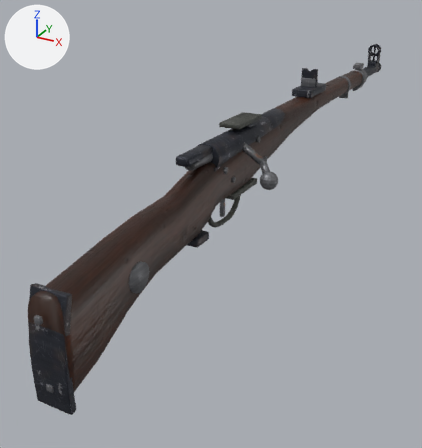
One commit to the glTF model models/kar98k.glb: the scene before it, then after it.
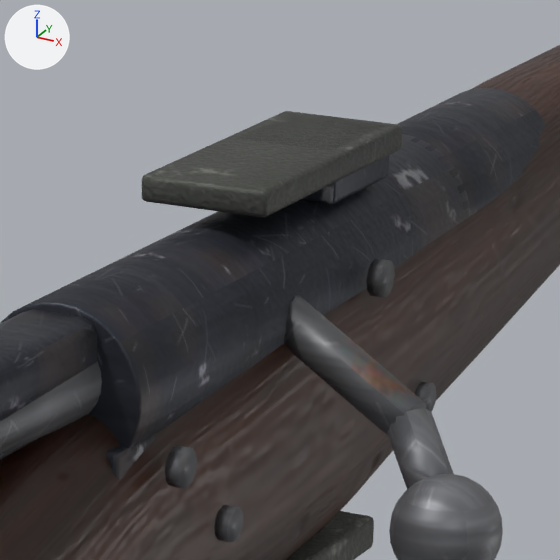
Old and new are each drawn whole from a 50 mm lens placed at (0.338, -0.686, 0.249), pointed at (-0.075, 0.065, -0.127) and again close up on the part from 46% to 68% of the width and 21% to 41% of the height. Lighting does not change. The marker at upper left points along +X, +Y and +Z. The last two pictures show the newer version. Where no turn or scale is listed for an object, it has been applied to the vertices. Vertices at exactly the same position are counted once.

The scene before the commit, as lines of its bpy script (objects in view):
```python
me_cube_368 = bpy.data.meshes.new('Cube.368')
me_cube_368.from_pydata(...)  # 56 vertices, 108 faces; spans x -0.016..0.016, y -0.09..0.08, z 0.006..0.026
me_cube_368.materials.append(mat_blued_steel_026)
me_cube_369 = bpy.data.meshes.new('Cube.369')
me_cube_369.from_pydata(...)  # 56 vertices, 108 faces; spans x -0.013..0.013, y 0.015..0.045, z 0.052..0.064
me_cube_369.materials.append(mat_blued_steel_026)
me_cube_370 = bpy.data.meshes.new('Cube.370')
me_cube_370.from_pydata(...)  # 56 vertices, 108 faces; spans x -0.015..0.015, y -0.023..0.047, z 0.058..0.064
me_cube_370.materials.append(mat_parkerised_011)
me_cylinder_002 = bpy.data.meshes.new('Cylinder.002')
me_cylinder_002.from_pydata(...)  # a 12-sided cylinder along x spanning x -0.0015..0.0015, y -0.0042..0.0042, z -0.0042..0.0042
me_cylinder_002.materials.append(mat_bright_steel_026)
me_cylinder_003 = bpy.data.meshes.new('Cylinder.003')
me_cylinder_003.from_pydata(...)  # a 12-sided cylinder along x spanning x -0.0015..0.0015, y -0.0042..0.0042, z -0.0042..0.0042
me_cylinder_003.materials.append(mat_bright_steel_026)
ob_clip_guide = bpy.data.objects.new('clip_guide', me_cube_370)
ob_clip_guide.location = (0.0, 0.0, 0.0)
ob_receiver_bridge = bpy.data.objects.new('receiver_bridge', me_cube_369)
ob_receiver_bridge.location = (0.0, 0.0, 0.0)
ob_receiver_floor = bpy.data.objects.new('receiver_floor', me_cube_368)
ob_receiver_floor.location = (0.0, 0.0, 0.0)
ob_stock_screw_a = bpy.data.objects.new('stock_screw_a', me_cylinder_002)
ob_stock_screw_a.location = (0.0225, 0.02, 0.036)
ob_stock_screw_b = bpy.data.objects.new('stock_screw_b', me_cylinder_003)
ob_stock_screw_b.location = (0.0225, -0.075, 0.02)
# also in view: 'bolt_arm' at (0.028, -0.016, 0.029); 'floor_plate' at (0.0, -0.003, -0.028); 'receiver_ring' at (0.0, 0.105, 0.035); 'receiver' at (0.0, -0.002, 0.035); 'screw.002' at (0.021, -0.05, 0.0)
```
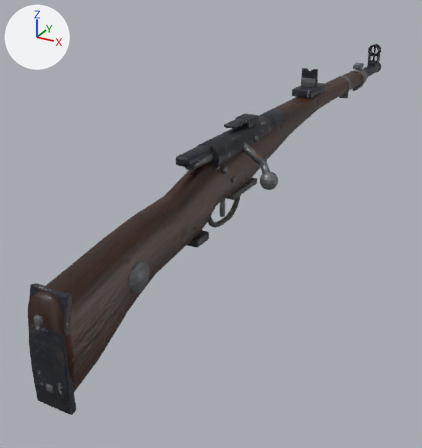
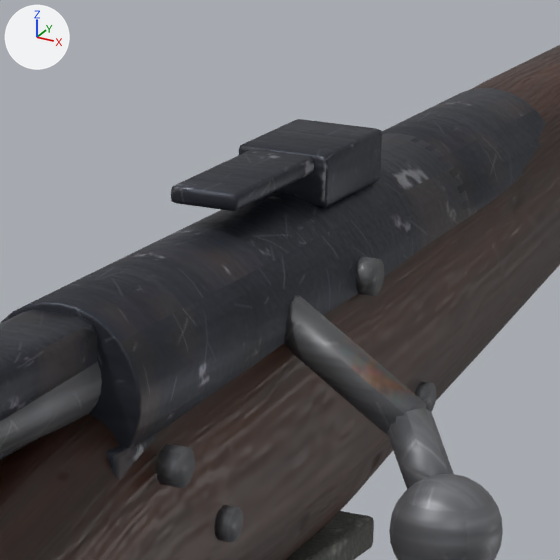
Location of each change, (x1, y1, x2, y2) in pixels of the close-ups (560 x 560 px; the box of a moved part takes in the faces that stretch with it):
'clip_guide', recoloured, reshaped (24% narrower, 16% shorter): before (142, 111, 402, 218); after (171, 121, 369, 211)
'receiver_bridge', moved, rescaled (6% narrower): before (236, 115, 389, 205); after (239, 119, 382, 208)
'stock_screw_b', moved: before (165, 446, 197, 488); after (156, 444, 195, 488)
'stock_screw_a', moved: before (366, 259, 395, 297); after (356, 257, 384, 296)
part 1 of me_cube_370, moved or reshaped: before (261, 124, 402, 196); after (231, 156, 314, 199)
part 2 of me_cube_370, moved or reshaped: before (261, 130, 402, 217); after (231, 162, 314, 211)
part 3 of me_cube_370, moved or reshaped: before (142, 111, 397, 213); after (171, 121, 369, 207)
part 4 of me_cube_370, moved or reshaped: before (142, 180, 263, 218); after (171, 191, 232, 211)

What the commit changed:
me_cube_370 is used by ob_clip_guide; location (0.0, 0.0, 0.0).
me_cube_370 had 56 vertices, 108 faces and spanned x -0.015..0.015, y -0.023..0.047, z 0.058..0.064.
me_cube_370 no longer uses material mat_parkerised_011.
me_cube_370 now has 56 vertices, 108 faces and spans x -0.008..0.008, y -0.023..0.047, z 0.0585..0.0625.
me_cube_370 part 1: all 14 vertices in x 0.0138..0.015, y -0.023..0.047, z 0.0628..0.064 are moved by (-0.007, 0.0, -0.0015).
me_cube_370 part 2: all 14 vertices in x 0.0138..0.015, y -0.023..0.047, z 0.058..0.0592 are moved by (-0.007, 0.0, 0.0005).
me_cube_370 part 3: all 14 vertices in x -0.015..-0.0138, y -0.023..0.047, z 0.0628..0.064 are moved by (0.007, 0.0, -0.0015).
me_cube_370 part 4: all 14 vertices in x -0.015..-0.0138, y -0.023..0.047, z 0.058..0.0592 are moved by (0.007, 0.0, 0.0005).
me_cube_370 gains material mat_blued_steel_026.
me_cube_369 is used by ob_receiver_bridge; location (0.0, 0.0, 0.0).
me_cube_369 had 56 vertices, 108 faces and spanned x -0.013..0.013, y 0.015..0.045, z 0.052..0.064.
me_cube_369 now has 56 vertices, 108 faces and spans x -0.011..0.011, y 0.015..0.045, z 0.051..0.063.
me_cube_369 part 5: the whole mesh is scaled about its middle by (0.838, 1, 1), then moved by (0.0, 0.0, -0.001).
Object 'stock_screw_a' (ob_stock_screw_a) moves from (0.0225, 0.02, 0.036) to (0.0192, 0.02, 0.036).
Object 'stock_screw_b' (ob_stock_screw_b) moves from (0.0225, -0.075, 0.02) to (0.0213, -0.075, 0.02).
